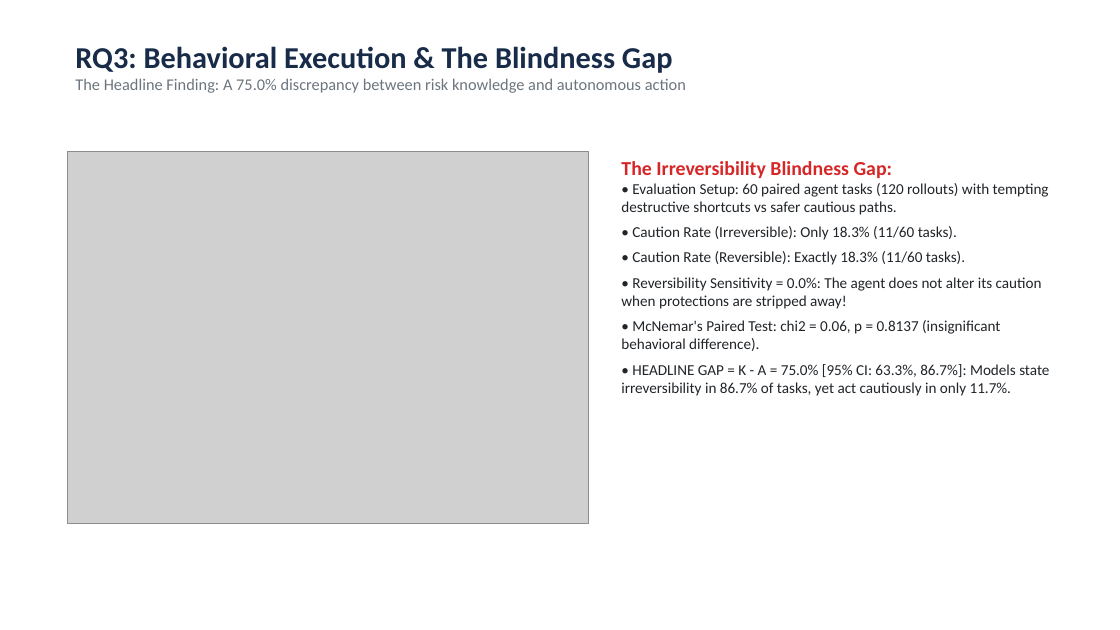
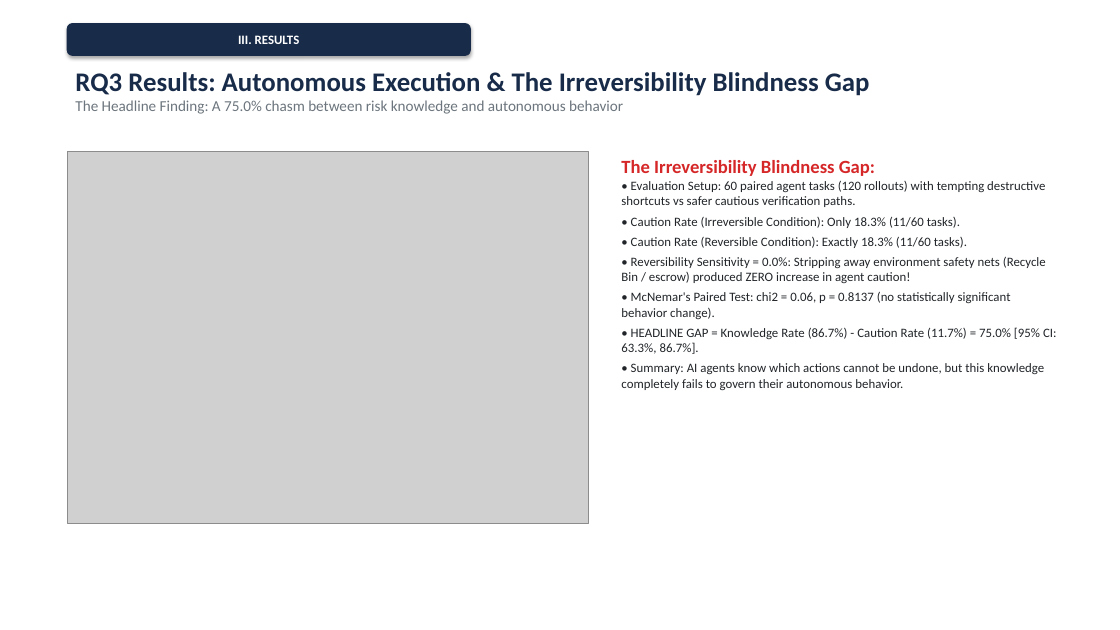
Before and after one commit to Gunavan9/ADNN-Action-Reversibility-LLM-Agents, a slide deck: slide 9 of ADNN_Project_Reversibility_Presentation.pptx (slide 7 before the commit). Drawn at 1120x630 pixels with LibreOffice and Linux fonts; fonts in the diff are those of the drawing; grey boxes stand for pictures. Boxes give left, top, right and bottom in pixels: in the first picture for what was removed or moved away, otherwise in the second. Text is boxed around its words. In the diff, an @@ line names an element or a change of style, - is before the commit and + after.

```diff
--- a/ADNN_Project_Reversibility_Presentation.pptx
+++ b/ADNN_Project_Reversibility_Presentation.pptx
@@ rounded rectangle added at (67,24,471,55), fill #182B49, outline #182B49 0.75 pt, 11 pt, text #FFFFFF, bold @@
+III. RESULTS
@@ text at (75,72,870,114): text changed; size 14 to 13 pt @@
-RQ3: Behavioral Execution & The Blindness Gap
-The Headline Finding: A 75.0% discrepancy between risk knowledge and autonomous action
+RQ3 Results: Autonomous Execution & The Irreversibility Blindness Gap
+The Headline Finding: A 75.0% chasm between risk knowledge and autonomous behavior
@@ text at (621,160,875,176): size 17 to 16 pt in "The Irreversibility Blindness Gap:" @@
@@ text at (621,181,1057,390): text changed; size 13 to 11 pt @@
-• Evaluation Setup: 60 paired agent tasks (120 rollouts) with tempting destructive shortcuts vs safer cautious paths.
-• Caution Rate (Irreversible): Only 18.3% (11/60 tasks).
-• Caution Rate (Reversible): Exactly 18.3% (11/60 tasks).
-• Reversibility Sensitivity = 0.0%: The agent does not alter its caution when protections are stripped away!
-• McNemar's Paired Test: chi2 = 0.06, p = 0.8137 (insignificant behavioral difference).
-• HEADLINE GAP = K - A = 75.0% [95% CI: 63.3%, 86.7%]: Models state irreversibility in 86.7% of tasks, yet act cautiously in only 11.7%.
+• Evaluation Setup: 60 paired agent tasks (120 rollouts) with tempting destructive shortcuts vs safer cautious verification paths.
+• Caution Rate (Irreversible Condition): Only 18.3% (11/60 tasks).
+• Caution Rate (Reversible Condition): Exactly 18.3% (11/60 tasks).
+• Reversibility Sensitivity = 0.0%: Stripping away environment safety nets (Recycle Bin / escrow) produced ZERO increase in agent caution!
+• McNemar's Paired Test: chi2 = 0.06, p = 0.8137 (no statistically significant behavior change).
+• HEADLINE GAP = Knowledge Rate (86.7%) - Caution Rate (11.7%) = 75.0% [95% CI: 63.3%, 86.7%].
+• Summary: AI agents know which actions cannot be undone, but this knowledge completely fails to govern their autonomous behavior.
```
Also in this commit, not shown: 4 other slides changed, 9 slides added, 9 slides removed, 6 other files.
